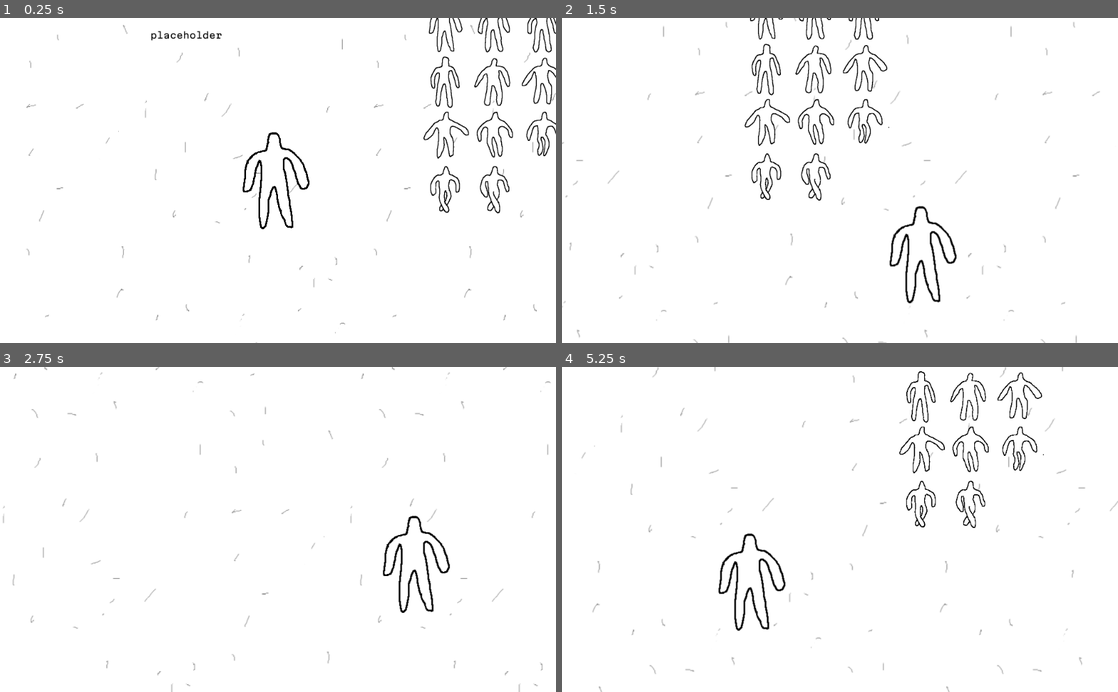
Above: before the commit, frames 1-4 (two rows, left to right).
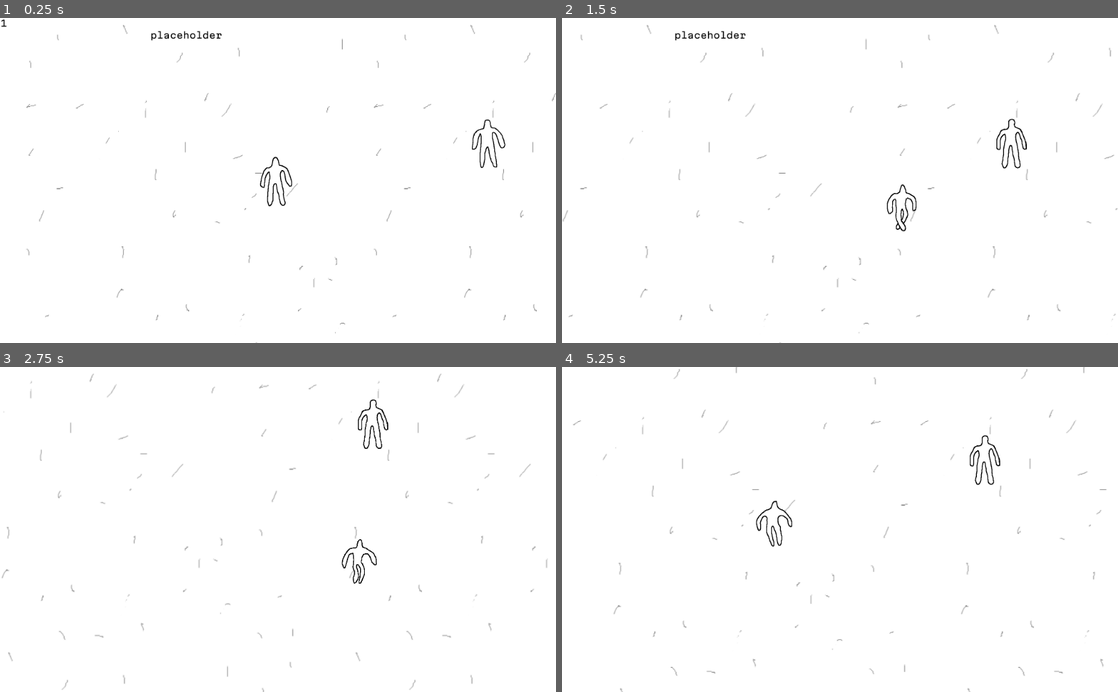
Above: after the commit, the same moments.

Repository: glitchcore/summon_55
Game: Godot game, scene res://Game.tscn
The game is run twice, just before and just after one commit, with the same random seed, the same clock (stepped at 60 frames per second) and the same inputs.
Inputs (mouse positions are in pixels of both pictures, inside the frame that each line leads up to):
- Up to frame 1 (0.25 s): no input
- Up to frame 2 (1.5 s): move the mouse to (962, 164) at 0.52 s; hold Right (ui_right) 0.53-1.28 s; move the mouse to (728, 196) at 1.27 s; hold Down (ui_down) from 1.28 s (still down)
- Up to frame 3 (2.75 s): move the mouse to (333, 458) at 2.02 s; release Down (ui_down) at 2.03 s; hold Right (ui_right) from 2.03 s (still down)
- Up to frame 4 (5.25 s): move the mouse to (812, 594) at 2.77 s; release Right (ui_right) at 2.78 s; hold Up (ui_up) 2.78-3.53 s; move the mouse to (1006, 578) at 3.52 s; hold Left (ui_left) 3.53-5.03 s; move the mouse to (673, 480) at 4.27 s; move the mouse to (867, 529) at 5.02 s; hold Down (ui_down) from 5.03 s (still down)

The runs differ from the first frame. In frame 1, 2.9% of the frame differs, in the area x 0-100%, y 0-66%; in frame 2, 3.8%, in the area x 0-100%, y 0-100%; in frame 3, 1.9%; in frame 4, 3.4%.

Commit message:
add character to man and player

Diff:
--- /dev/null
+++ b/Character.tscn
@@ -0,0 +1,93 @@
+[gd_scene load_steps=7 format=2]
+
+[ext_resource path="res://sprites/man.png" type="Texture" id=2]
+
+[sub_resource type="RectangleShape2D" id=1]
+extents = Vector2( 42, 48.25 )
+
+[sub_resource type="Animation" id=5]
+resource_name = "FromWalk"
+length = 0.3
+tracks/0/type = "value"
+tracks/0/path = NodePath(".:frame")
+tracks/0/interp = 1
+tracks/0/loop_wrap = true
+tracks/0/imported = false
+tracks/0/enabled = true
+tracks/0/keys = {
+"times": PoolRealArray( 0, 0.1, 0.2 ),
+"transitions": PoolRealArray( 1, 1, 1 ),
+"update": 1,
+"values": [ 5, 4, 3 ]
+}
+
+[sub_resource type="Animation" id=2]
+resource_name = "Idle"
+length = 5.0
+loop = true
+tracks/0/type = "value"
+tracks/0/path = NodePath(".:frame")
+tracks/0/interp = 1
+tracks/0/loop_wrap = true
+tracks/0/imported = false
+tracks/0/enabled = true
+tracks/0/keys = {
+"times": PoolRealArray( 0, 0.2, 0.4, 0.6, 0.8, 1, 1.2, 1.4, 1.6, 1.8, 2, 2.2, 2.4, 2.6, 2.8, 3, 3.2, 3.4, 3.6, 3.8, 4, 4.2, 4.4, 4.6, 4.8 ),
+"transitions": PoolRealArray( 1, 1, 1, 1, 1, 1, 1, 1, 1, 1, 1, 1, 1, 1, 1, 1, 1, 1, 1, 1, 1, 1, 1, 1, 1 ),
+"update": 1,
+"values": [ 0, 1, 2, 3, 2, 3, 0, 2, 1, 0, 2, 1, 0, 2, 1, 3, 2, 1, 0, 1, 3, 2, 3, 0, 1 ]
+}
+
+[sub_resource type="Animation" id=4]
+resource_name = "ToWalk"
+length = 0.3
+tracks/0/type = "value"
+tracks/0/path = NodePath(".:frame")
+tracks/0/interp = 1
+tracks/0/loop_wrap = true
+tracks/0/imported = false
+tracks/0/enabled = true
+tracks/0/keys = {
+"times": PoolRealArray( 0, 0.1, 0.2 ),
+"transitions": PoolRealArray( 1, 1, 1 ),
+"update": 1,
+"values": [ 3, 4, 5 ]
+}
+
+[sub_resource type="Animation" id=6]
+resource_name = "Walk"
+length = 0.6
+loop = true
+tracks/0/type = "value"
+tracks/0/path = NodePath(".:frame")
+tracks/0/interp = 1
+tracks/0/loop_wrap = true
+tracks/0/imported = false
+tracks/0/enabled = true
+tracks/0/keys = {
+"times": PoolRealArray( 0, 0.3, 0.6 ),
+"transitions": PoolRealArray( 1, 1, 1 ),
+"update": 0,
+"values": [ 6, 10, 6 ]
+}
+
+[node name="Character" type="KinematicBody2D"]
+position = Vector2( 8, -96 )
+
+[node name="CollisionShape2D" type="CollisionShape2D" parent="."]
+position = Vector2( -10, 97 )
+shape = SubResource( 1 )
+
+[node name="Sprite" type="Sprite" parent="."]
+position = Vector2( -9, 98 )
+scale = Vector2( 0.5, 0.5 )
+texture = ExtResource( 2 )
+hframes = 3
+vframes = 4
+frame = 7
+
+[node name="PlayerAnimator" type="AnimationPlayer" parent="Sprite"]
+anims/FromWalk = SubResource( 5 )
+anims/Idle = SubResource( 2 )
+anims/ToWalk = SubResource( 4 )
+anims/Walk = SubResource( 6 )
--- a/Man.gd
+++ b/Man.gd
@@ -6,6 +6,8 @@
 
 func _ready() -> void:
 	var _r = self.connect("player_collide", game, "on_PlayerCollide")
+	$Character/Sprite/PlayerAnimator.play("Idle")
+	$Character/Sprite/PlayerAnimator.playback_speed = 0.3
 
 func _on_Area2D_body_entered(body: Node) -> void:
 	emit_signal("player_collide", Vector2(), "example")
--- a/Man.tscn
+++ b/Man.tscn
@@ -1,25 +1,13 @@
-[gd_scene load_steps=5 format=2]
+[gd_scene load_steps=4 format=2]
 
-[ext_resource path="res://sprites/man.png" type="Texture" id=1]
+[ext_resource path="res://Character.tscn" type="PackedScene" id=1]
 [ext_resource path="res://Man.gd" type="Script" id=2]
-
-[sub_resource type="RectangleShape2D" id=1]
-extents = Vector2( 40.5, 68.5 )
 
 [sub_resource type="RectangleShape2D" id=2]
 extents = Vector2( 120, 80 )
 
-[node name="Man" type="StaticBody2D"]
+[node name="Man" type="Node2D"]
 script = ExtResource( 2 )
-
-[node name="Sprite" type="Sprite" parent="."]
-position = Vector2( 10, -62 )
-scale = Vector2( 0.5, 0.5 )
-texture = ExtResource( 1 )
-
-[node name="CollisionShape2D" type="CollisionShape2D" parent="."]
-position = Vector2( 6.5, -67.5 )
-shape = SubResource( 1 )
 
 [node name="Area2D" type="Area2D" parent="."]
 monitorable = false
@@ -28,4 +16,6 @@
 position = Vector2( 3, -68 )
 shape = SubResource( 2 )
 
+[node name="Character" parent="." instance=ExtResource( 1 )]
+
 [connection signal="body_entered" from="Area2D" to="." method="_on_Area2D_body_entered"]
--- a/Player.gd
+++ b/Player.gd
@@ -1,18 +1,21 @@
 extends Node2D
 
-const SPEED = 800
+const SPEED = 250
 
 var target_position = Vector2()
 
 func _ready() -> void:
 	target_position = position
+	$Character/Sprite/PlayerAnimator.play("Idle")
 
 func _process(delta: float) -> void:
+	var is_moving = false
 	# handle keyboard movement
 	var input = Input.get_vector("ui_left", "ui_right", "ui_up", "ui_down")
 	if input.length() > 0:
 		position += input * SPEED * delta
 		target_position = position
+		is_moving = true
 
 	# handle mouse click
 	if Input.is_action_just_pressed("ui_click"):
@@ -23,3 +26,9 @@
 	# handle mouse movement
 	if position.distance_to(target_position) > 10:
 		position += (target_position - position).normalized() * SPEED * delta
+		is_moving = true
+
+	if is_moving:
+		$Character/Sprite/PlayerAnimator.play("Walk")
+	else:
+		$Character/Sprite/PlayerAnimator.play("Idle")
--- a/Player.tscn
+++ b/Player.tscn
@@ -1,46 +1,15 @@
-[gd_scene load_steps=6 format=2]
+[gd_scene load_steps=3 format=2]
 
+[ext_resource path="res://Character.tscn" type="PackedScene" id=1]
 [ext_resource path="res://Player.gd" type="Script" id=2]
-[ext_resource path="res://sprites/man.png" type="Texture" id=3]
 
-[sub_resource type="RectangleShape2D" id=1]
-extents = Vector2( 42, 69.5 )
-
-[sub_resource type="Animation" id=2]
-resource_name = "Idle"
-length = 5.0
-loop = true
-tracks/0/type = "value"
-tracks/0/path = NodePath(".:frame")
-tracks/0/interp = 1
-tracks/0/loop_wrap = true
-tracks/0/imported = false
-tracks/0/enabled = true
-tracks/0/keys = {
-"times": PoolRealArray( 0, 0.2, 0.4, 0.6, 0.8, 1, 1.2, 1.4, 1.6, 1.8, 2, 2.2, 2.4, 2.6, 2.8, 3, 3.2, 3.4, 3.6, 3.8, 4, 4.2, 4.4, 4.6, 4.8 ),
-"transitions": PoolRealArray( 1, 1, 1, 1, 1, 1, 1, 1, 1, 1, 1, 1, 1, 1, 1, 1, 1, 1, 1, 1, 1, 1, 1, 1, 1 ),
-"update": 1,
-"values": [ 0, 1, 2, 3, 2, 3, 0, 2, 1, 0, 2, 1, 0, 2, 1, 3, 2, 1, 0, 1, 3, 2, 3, 0, 1 ]
-}
-
-[sub_resource type="Animation" id=3]
-length = 0.001
-tracks/0/type = "bezier"
-tracks/0/path = NodePath(".:frame")
-tracks/0/interp = 1
-tracks/0/loop_wrap = true
-tracks/0/imported = false
-tracks/0/enabled = true
-tracks/0/keys = {
-"points": PoolRealArray( 0, -0.25, 0, 0.25, 0 ),
-"times": PoolRealArray( 0 )
-}
-
-[node name="Player" type="KinematicBody2D"]
+[node name="Player" type="Node2D"]
 position = Vector2( 8, -96 )
 script = ExtResource( 2 )
 
-[node name="Camera2D" type="Camera2D" parent="."]
+[node name="Character" parent="." instance=ExtResource( 1 )]
+
+[node name="Camera2D2" type="Camera2D" parent="."]
 current = true
 limit_left = -350
 limit_top = -100
@@ -49,17 +18,3 @@
 drag_margin_h_enabled = true
 drag_margin_v_enabled = true
 smoothing_enabled = true
-
-[node name="CollisionShape2D" type="CollisionShape2D" parent="."]
-position = Vector2( -9, 30.5 )
-shape = SubResource( 1 )
-
-[node name="Sprite" type="Sprite" parent="."]
-position = Vector2( -1, 0 )
-texture = ExtResource( 3 )
-hframes = 3
-vframes = 4
-
-[node name="PlayerAnimator" type="AnimationPlayer" parent="Sprite"]
-anims/Idle = SubResource( 2 )
-anims/RESET = SubResource( 3 )
Binary file changed: sprites/man.png
